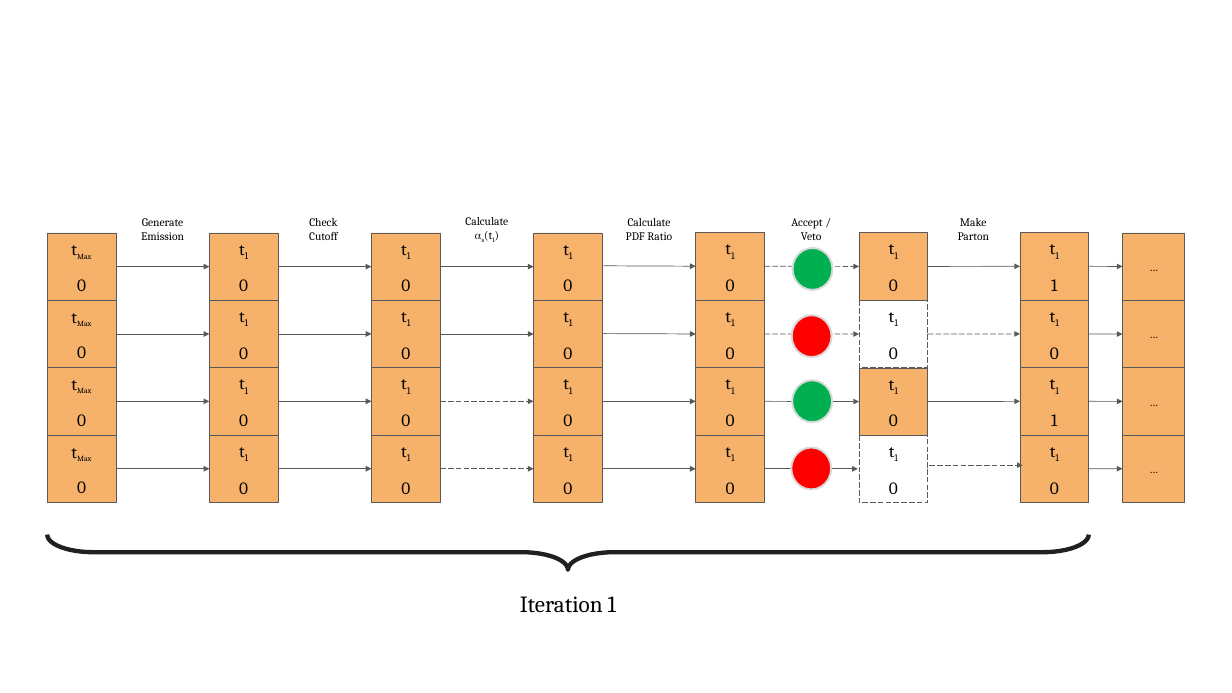
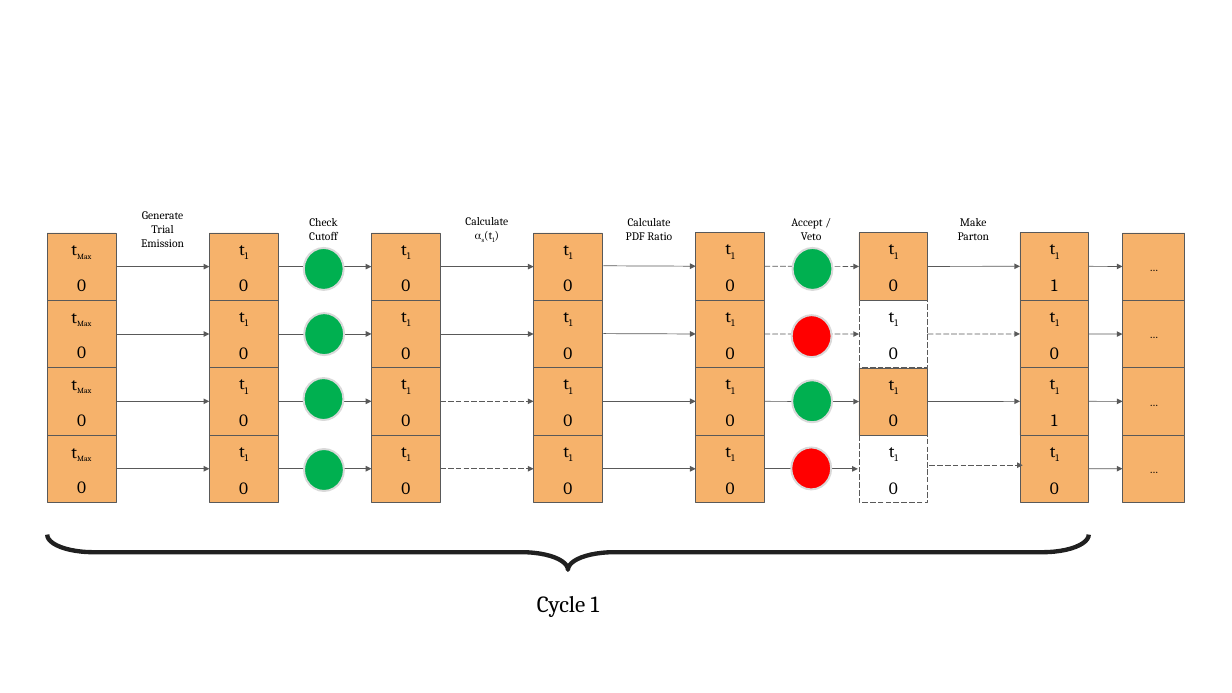
Before and after one commit to siddharthsule/gaps, a slide deck: slide 6 of doc/gaps-diagrams.pptx. Drawn at 1232x693 pixels with LibreOffice and Linux fonts; fonts in the diff are those of the drawing. Boxes give left, top, right and bottom in pixels: in the first picture for what was removed or moved away, otherwise in the second. Text is boxed around its words. In the diff, an @@ line names an element or a change of style, - is before the commit and + after.

```diff
--- a/doc/gaps-diagrams.pptx
+++ b/doc/gaps-diagrams.pptx
@@ text at bbox=[141, 211, 184, 247]: text changed @@
-Generate Emission
+Generate Trial Emission
@@ ellipse added at bbox=[303, 248, 344, 290], fill #00B050, outline #D9D9D9 2 pt @@
@@ ellipse added at bbox=[304, 313, 344, 355], fill #00B050, outline #D9D9D9 2 pt @@
@@ ellipse added at bbox=[303, 378, 344, 421], fill #00B050, outline #D9D9D9 2 pt @@
@@ ellipse added at bbox=[304, 449, 344, 491], fill #00B050, outline #D9D9D9 2 pt @@
@@ text at bbox=[537, 596, 599, 617]: text changed @@
-Iteration 1
+Cycle 1
```
Also in this commit, not shown: 6 other slides changed, 1 slide added.
